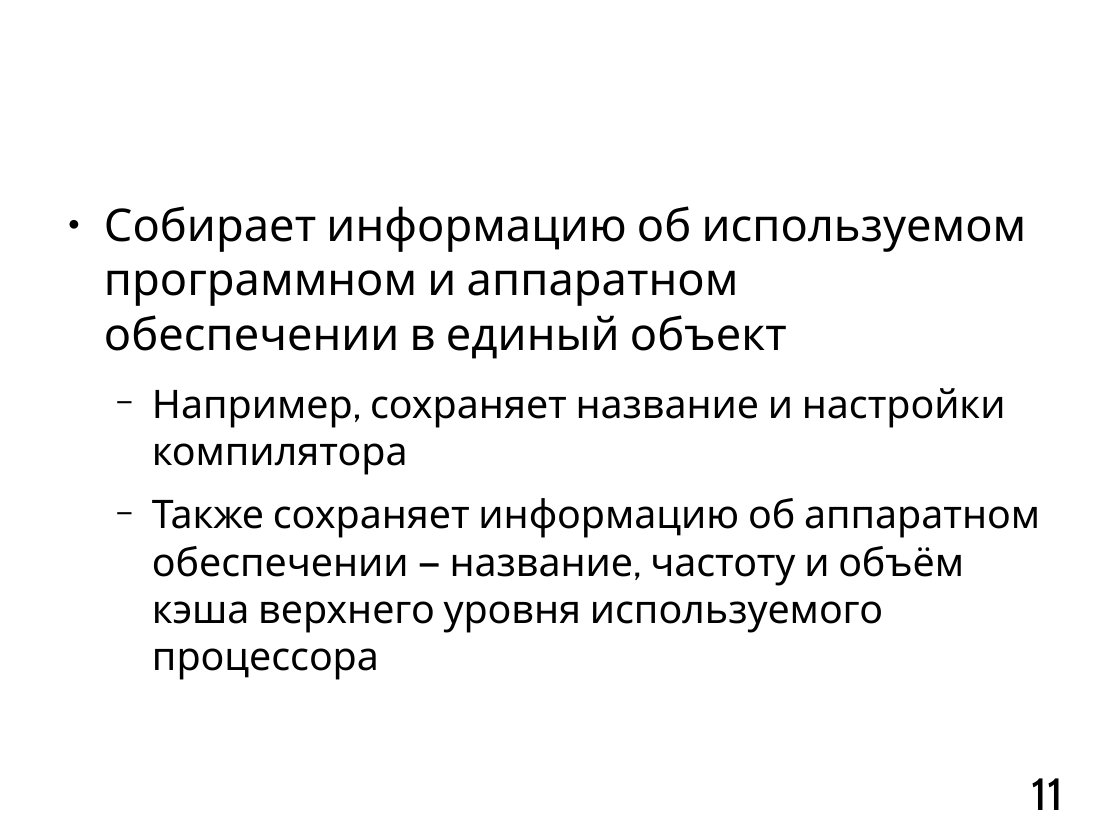
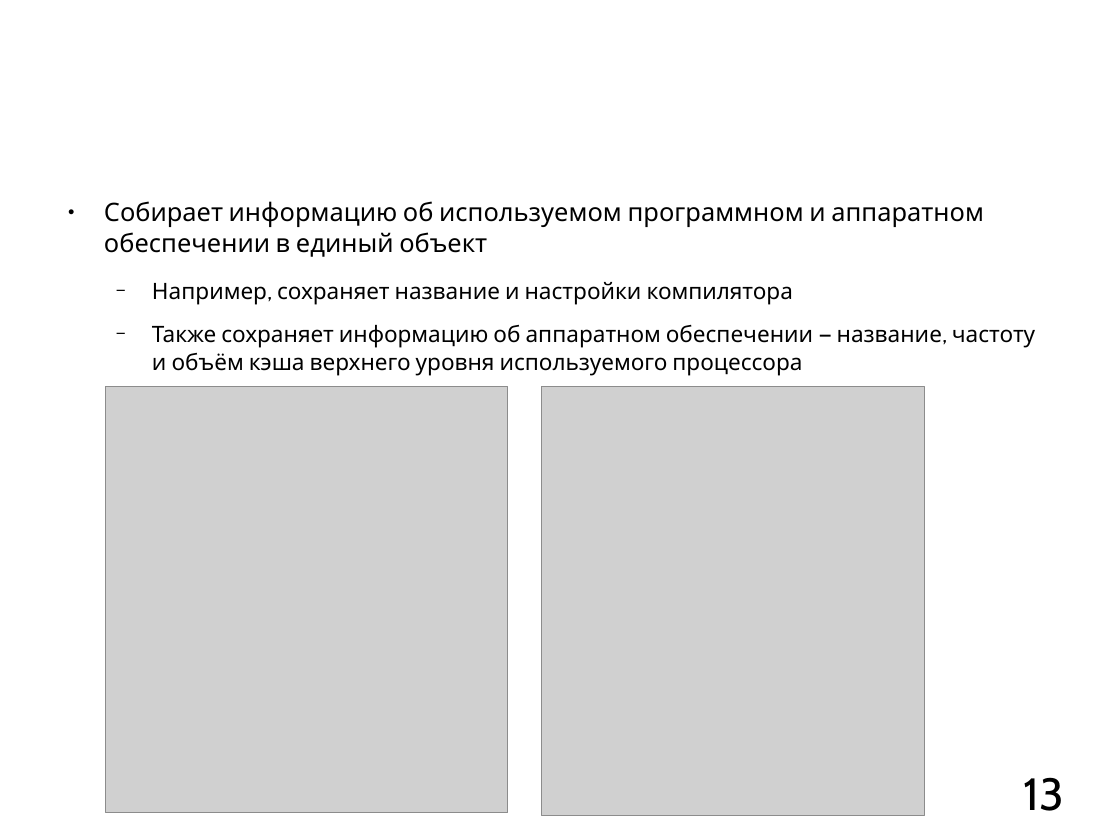
Before and after one commit to mkpankov/adaptor, a slide deck: slide 13 of diploma/defense/brochure.odp (slide 11 before the commit). Drawn at 1120x840 pixels with LibreOffice and Linux fonts; fonts in the diff are those of the drawing; grey boxes stand for pictures; background and template pictures are left out. Boxes give left, top, right and bottom in pixels: in the first picture for what was removed or moved away, otherwise in the second. Text is boxed around its words. In the diff, an @@ line names an element or a change of style, - is before the commit and + after.

Commit message:
Added a lot of pictures.

```diff
--- a/diploma/defense/brochure.odp
+++ b/diploma/defense/brochure.odp
@@ text "Собирает информацию об используемом программном ..." at bbox=[104, 201, 1035, 376]: size 32 to 18 pt in "Собирает информацию об используемом программном и аппаратном ..."; size 27.9 to 16 pt in "Например, сохраняет название и настройки компилятора", "Также сохраняет информацию об аппаратном обеспечении — ..." @@
@@ picture added at bbox=[106, 386, 508, 813] @@
@@ picture added at bbox=[542, 386, 925, 816] @@
@@ page number at bbox=[1023, 777, 1064, 811]: text changed @@
-11
+13
```
Also in this commit, not shown: 6 other slides changed, 2 slides added, 2 slides removed.
